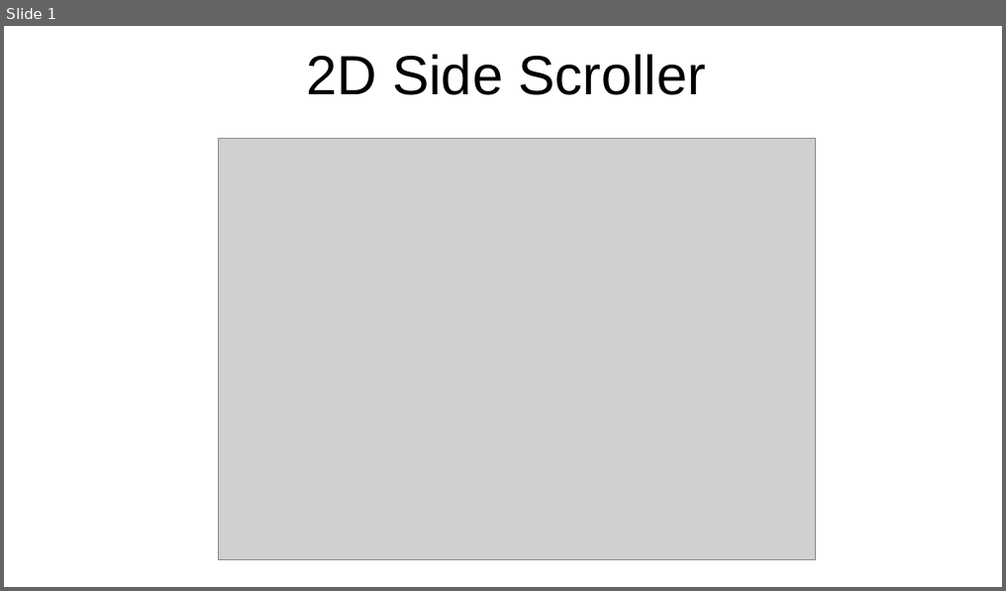
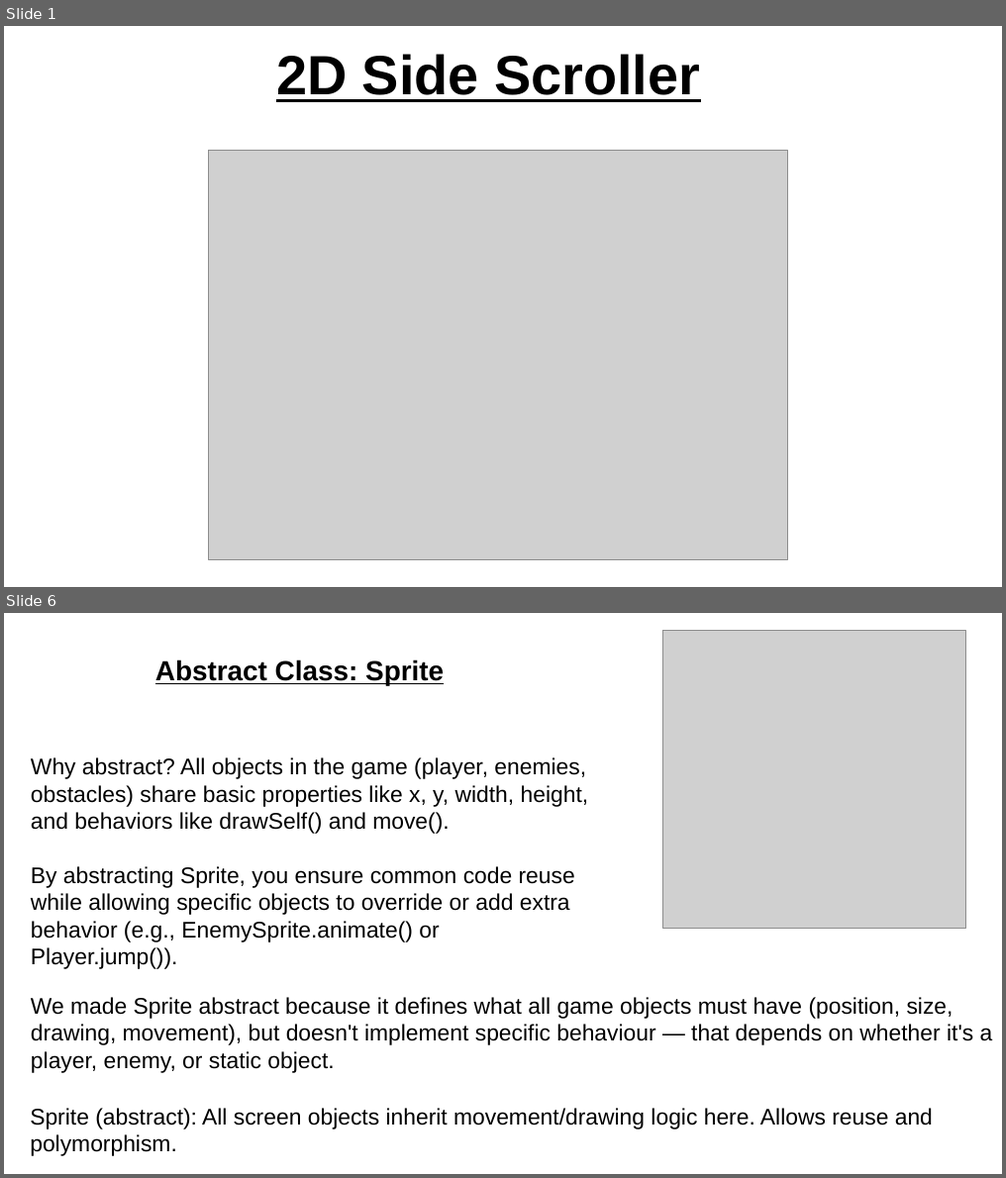
Before and after one commit to tellmon/2D-side-scroller, a slide deck: powerPoint.odp. Shown one above the other, each under a label of ours: slide 1 before the commit, slides 1 and 6 after it; the slides between them are not shown. The pictures are 1006x591 and 1006x1178 pixels, drawn with LibreOffice and Linux fonts; fonts in the diff are those of the drawing; grey boxes stand for pictures. Boxes give left, top, right and bottom in pixels: in the first picture for what was removed or moved away, otherwise in the second. Text is boxed around its words. In the diff, an @@ line names an element or a change of style, - is before the commit and + after.

```diff
--- a/powerPoint.odp
+++ b/powerPoint.odp
@@ slide 6 added at [4,613,1002,1174], background #FFFFFF @@
@@ picture added at [663,631,966,929] @@
@@ text added at [155,660,444,685], 22 pt, text #000000, bold, underline @@
+Abstract Class: Sprite
@@ text added at [31,758,589,969], 18 pt, text #000000 @@
+Why abstract? All objects in the game (player, enemies, obstacles) share basic properties like x, y, width, height, and behaviors like drawSelf() and move().
+By abstracting Sprite, you ensure common code reuse while allowing specific objects to override or add extra behavior (e.g., EnemySprite.animate() or Player.jump()).
@@ text added at [31,997,993,1073], 18 pt, text #000000 @@
+We made Sprite abstract because it defines what all game objects must have (position, size, drawing, movement), but doesn't implement specific behaviour — that depends on whether it's a player, enemy, or static object.
@@ text added at [30,1108,933,1157], 18 pt, text #000000 @@
+Sprite (abstract): All screen objects inherit movement/drawing logic here. Allows reuse and polymorphism.
@@ slide 1 changed as well @@
@@ title "2D Side Scroller": place and size @@
-title "2D Side Scroller" at [307,54,706,95]
+title "2D Side Scroller" at [276,54,700,102]
@@ title "2D Side Scroller" at [276,54,700,102]: bold on, underline on @@
@@ picture: place and size @@
-picture at [218,138,816,561]
+picture at [209,151,788,561]
```
Also in this commit, not shown: 1 other slide changed, 6 other slides added, 6 slides removed, 2 other files.
